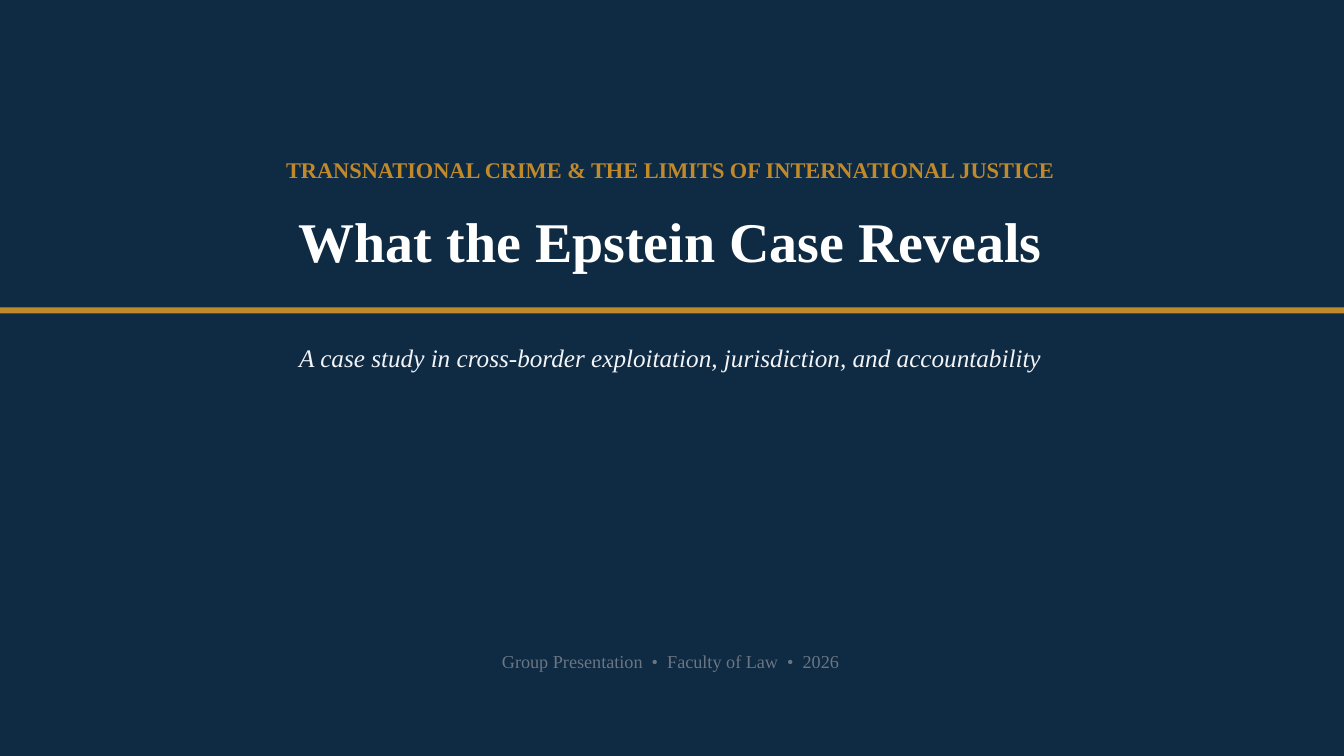
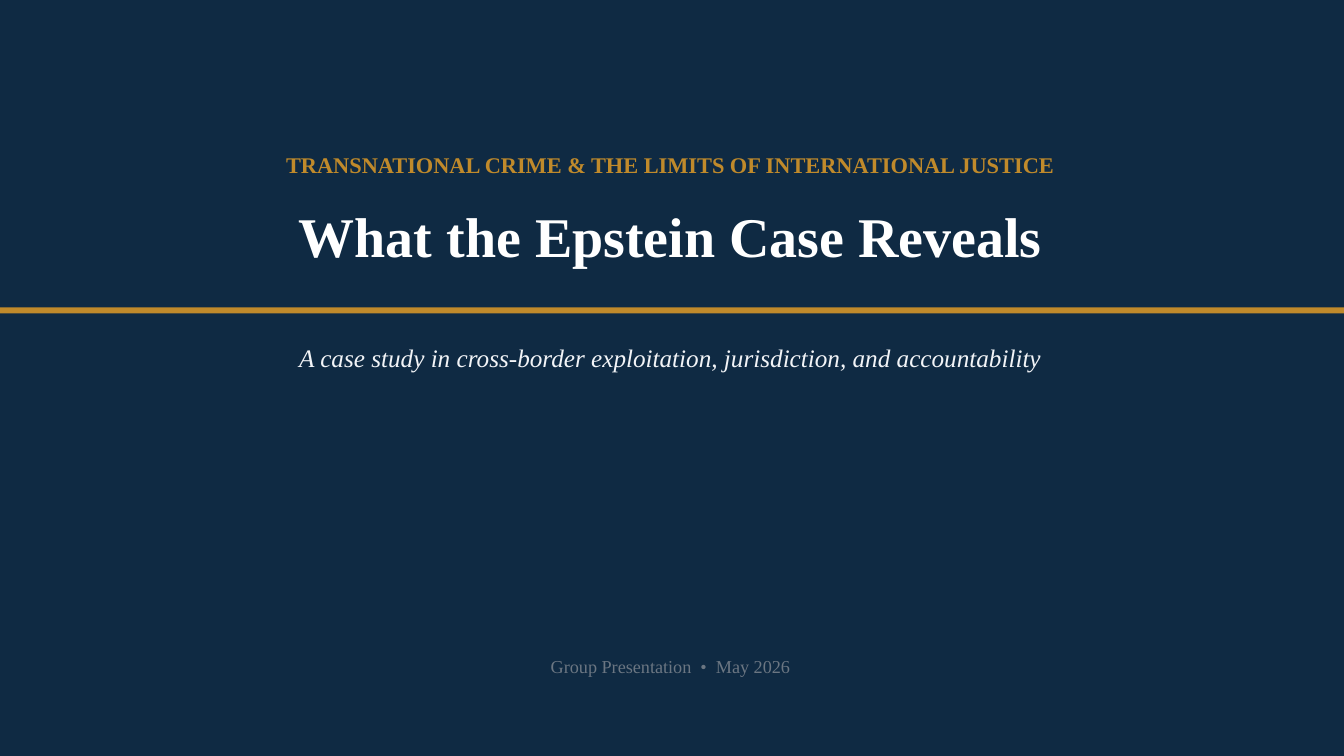
Before and after one commit to Kokidesu/Koki, a slide deck: slide 1 of Epstein_Transnational_Justice.pptx. Drawn at 1344x756 pixels with LibreOffice and Linux fonts; fonts in the diff are those of the drawing. Boxes give left, top, right and bottom in pixels: in the first picture for what was removed or moved away, otherwise in the second. Text is boxed around its words. In the diff, an @@ line names an element or a change of style, - is before the commit and + after.

```diff
--- a/Epstein_Transnational_Justice.pptx
+++ b/Epstein_Transnational_Justice.pptx
@@ text "TRANSNATIONAL CRIME & THE LIMITS ...": place and size @@
-text "TRANSNATIONAL CRIME & THE LIMITS ..." at (286, 163, 1053, 178)
+text "TRANSNATIONAL CRIME & THE LIMITS ..." at (286, 158, 1053, 173)
@@ text "What the Epstein Case Reveals": place and size @@
-text "What the Epstein Case Reveals" at (299, 223, 1041, 273)
+text "What the Epstein Case Reveals" at (299, 218, 1041, 268)
@@ text at (551, 661, 790, 677): text changed @@
-Group Presentation • Faculty of Law • 2026
+Group Presentation • May 2026
```
Also in this commit, not shown: 2 other slides changed, 17 slides added, 5 slides removed, 24 other files.
